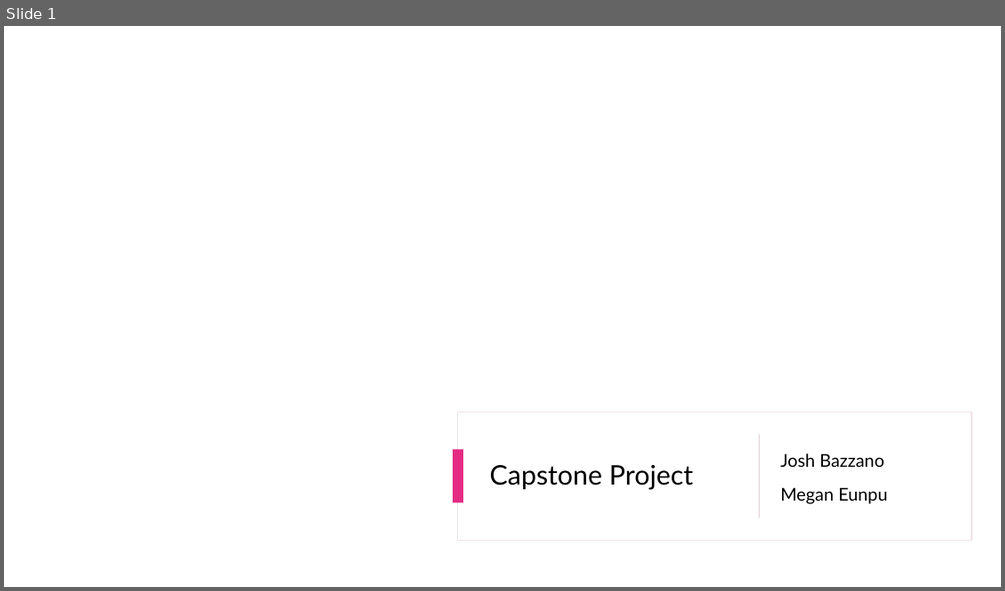
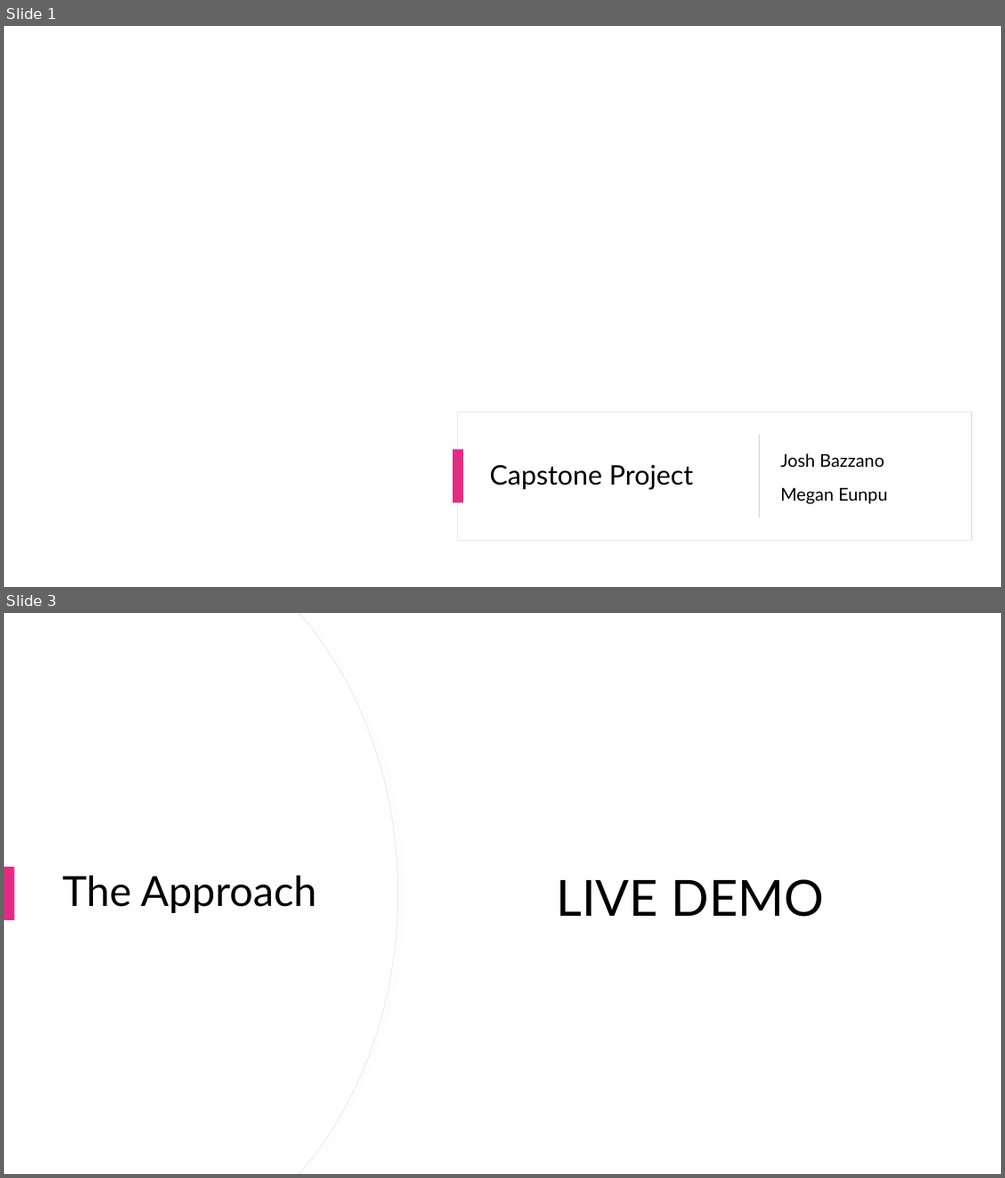
Before and after one commit to Joshbazz/polymarket_copy_trader, a slide deck: Capstone Presentation.pptx. Shown one above the other, each under a label of ours: slide 1 before the commit, slides 1 and 3 after it; the slides between them are not shown. The pictures are 1005x591 and 1005x1178 pixels, drawn with LibreOffice and Linux fonts; fonts in the diff are those of the drawing; background and template pictures are left out. Boxes give left, top, right and bottom in pixels: in the first picture for what was removed or moved away, otherwise in the second. Text is boxed around its words. In the diff, an @@ line names an element or a change of style, - is before the commit and + after.

```diff
--- a/Capstone Presentation.pptx
+++ b/Capstone Presentation.pptx
@@ slide 3 added at box(4, 613, 1001, 1174), background #FFFFFF @@
@@ rectangle added at box(4, 613, 1001, 1174), fill #FFFFFF @@
@@ freeform shape added at box(4, 613, 398, 1174), fill #FFFFFF, outline #F0E3E9 0.75 pt @@
@@ freeform shape added at box(4, 613, 397, 1174), fill #FFFFFF @@
@@ rectangle added at box(49, 613, 963, 779), fill #FFFFFF, outline #F0E3E9 0.75 pt @@
@@ rectangle added at box(50, 613, 963, 778), fill #FFFFFF @@
@@ rectangle added at box(4, 867, 15, 920), fill #E42B83 @@
@@ title added at box(63, 875, 317, 913), 40 pt, text #000000 @@
+The Approach
@@ text added at box(557, 879, 825, 916), 48 pt, text #000000 @@
+LIVE DEMO
```
Also in this commit, not shown: 1 slide changed, 7 other slides added, 3 slides removed, 3 other files.
